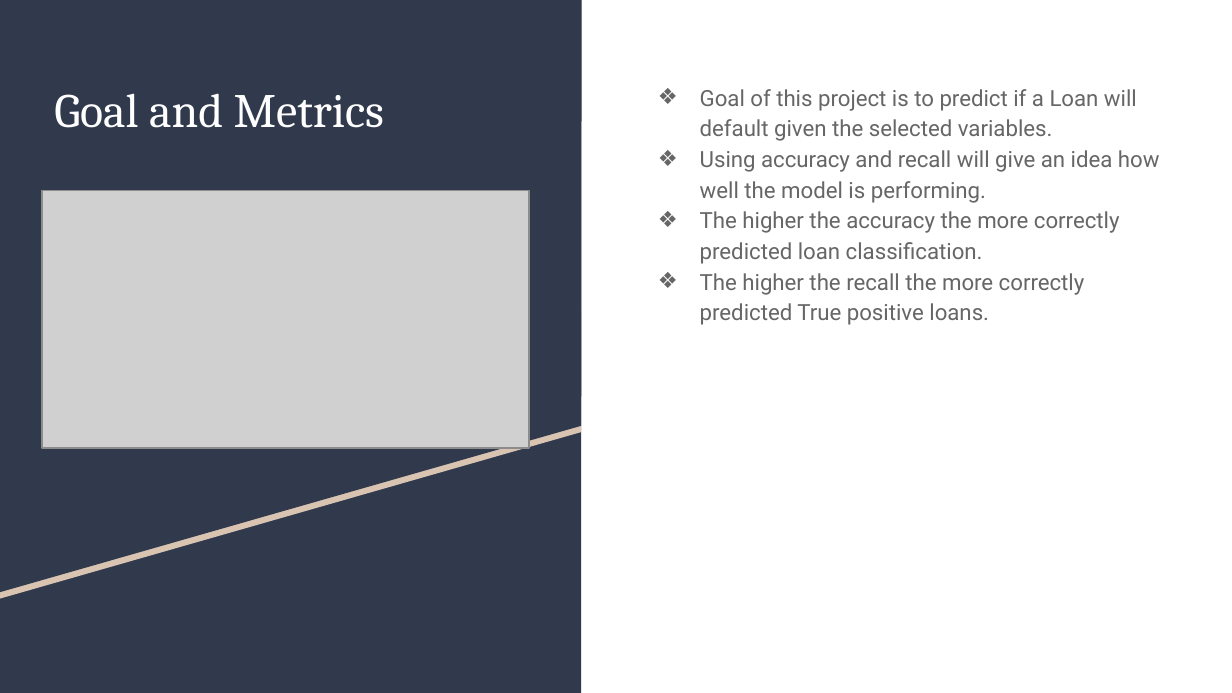
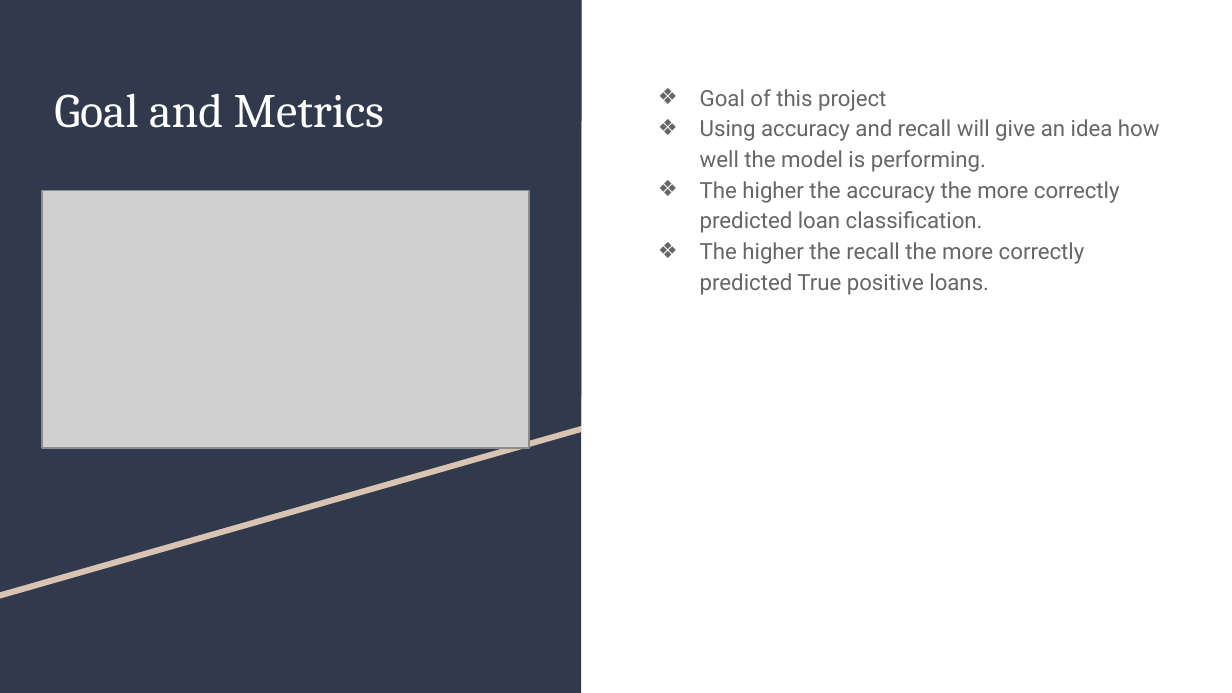
Before and after one commit to jake052799/ThinkfulProjectsAssessmentsandData, a slide deck: slide 4 of Capstone Folder/HMEQCapstone2/HomeEquityDefaultPrediction.pptx. Drawn at 1232x693 pixels with LibreOffice and Linux fonts; fonts in the diff are those of the drawing; grey boxes stand for pictures. Boxes give left, top, right and bottom in pixels: in the first picture for what was removed or moved away, otherwise in the second. Text is boxed around its words. In the diff, an @@ line names an element or a change of style, - is before the commit and + after.

```diff
--- a/Capstone Folder/HMEQCapstone2/HomeEquityDefaultPrediction.pptx
+++ b/Capstone Folder/HMEQCapstone2/HomeEquityDefaultPrediction.pptx
@@ text at (700,89,886,111): text changed @@
-❖ Goal of this project is to predict if a Loan will default given the selected variables.
+❖ Goal of this project
```
Also in this commit, not shown: 4 other slides changed, 1 slide added.
